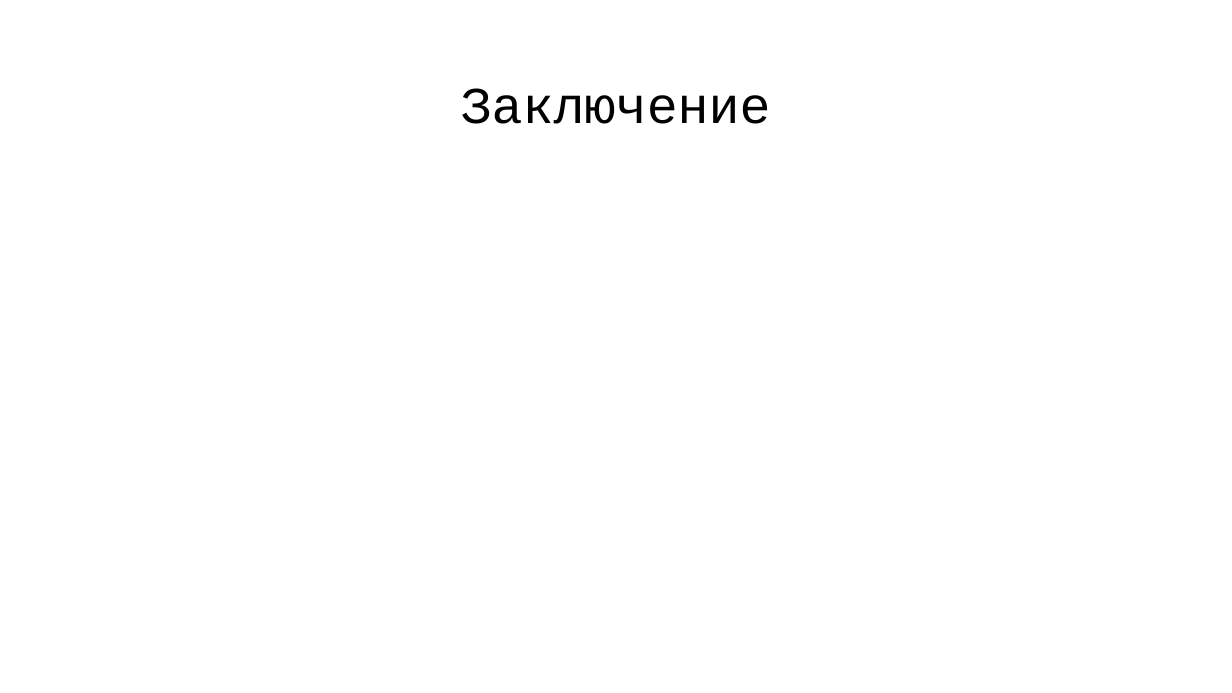
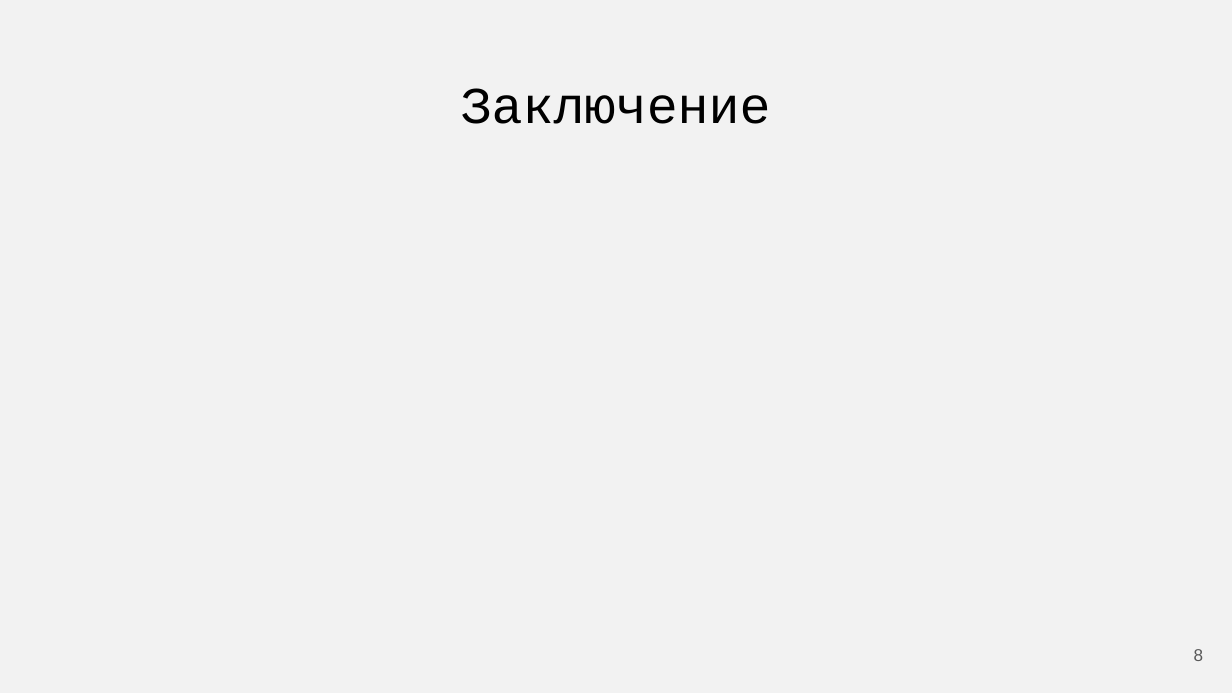
Before and after one commit to Flnchkv/ScapeGoat_Three, a slide deck: slide 8 of ScapeGoat Three.pptx (slide 13 before the commit). Drawn at 1232x693 pixels with LibreOffice and Linux fonts; fonts in the diff are those of the drawing. Boxes give left, top, right and bottom in pixels: in the first picture for what was removed or moved away, otherwise in the second. Text is boxed around its words. In the diff, an @@ line names an element or a change of style, - is before the commit and + after.

```diff
--- a/ScapeGoat Three.pptx
+++ b/ScapeGoat Three.pptx
@@ background #FFFFFF to #F2F2F2 @@
@@ page number added at (1194,649,1204,661), 10 pt, text #595959 @@
+8
```
Also in this commit, not shown: 4 other slides changed, 3 slides added, 8 slides removed, 1 other file.
